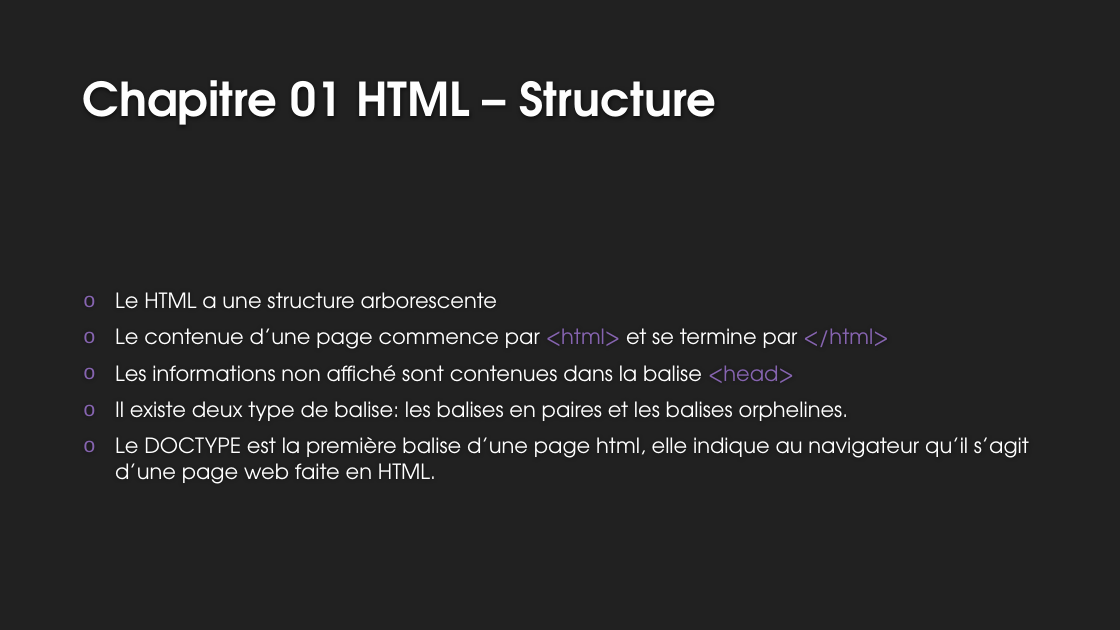
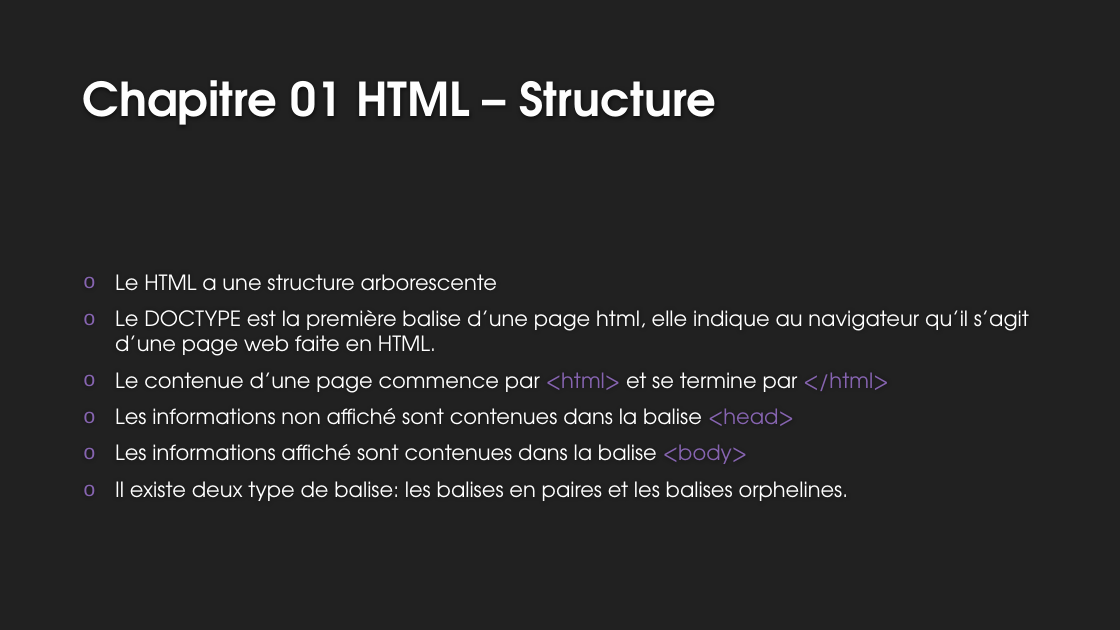
Before and after one commit to mehdiAberkane/Exo-html-css, a slide deck: slide 4 of Formation HTML.pptx. Drawn at 1120x630 pixels with LibreOffice and Linux fonts; fonts in the diff are those of the drawing; background and template pictures are left out. Boxes give left, top, right and bottom in pixels: in the first picture for what was removed or moved away, otherwise in the second. Text is boxed around its words. In the diff, an @@ line names an element or a change of style, - is before the commit and + after.

Commit message:
add doc

```diff
--- a/Formation HTML.pptx
+++ b/Formation HTML.pptx
@@ text at bbox=[115, 310, 1029, 356]: paragraph added @@
+o Le DOCTYPE est la première balise d’une page html, elle indique au navigateur qu’il s’agit d’une page web faite en HTML.
@@ text at bbox=[115, 444, 747, 464]: paragraph added @@
+o Les informations affiché sont contenues dans la balise <body>
@@ text at bbox=[115, 437, 1029, 484]: paragraph removed @@
-o Le DOCTYPE est la première balise d’une page html, elle indique au navigateur qu’il s’agit d’une page web faite en HTML.
```
Also in this commit, not shown: 3 other slides changed.
